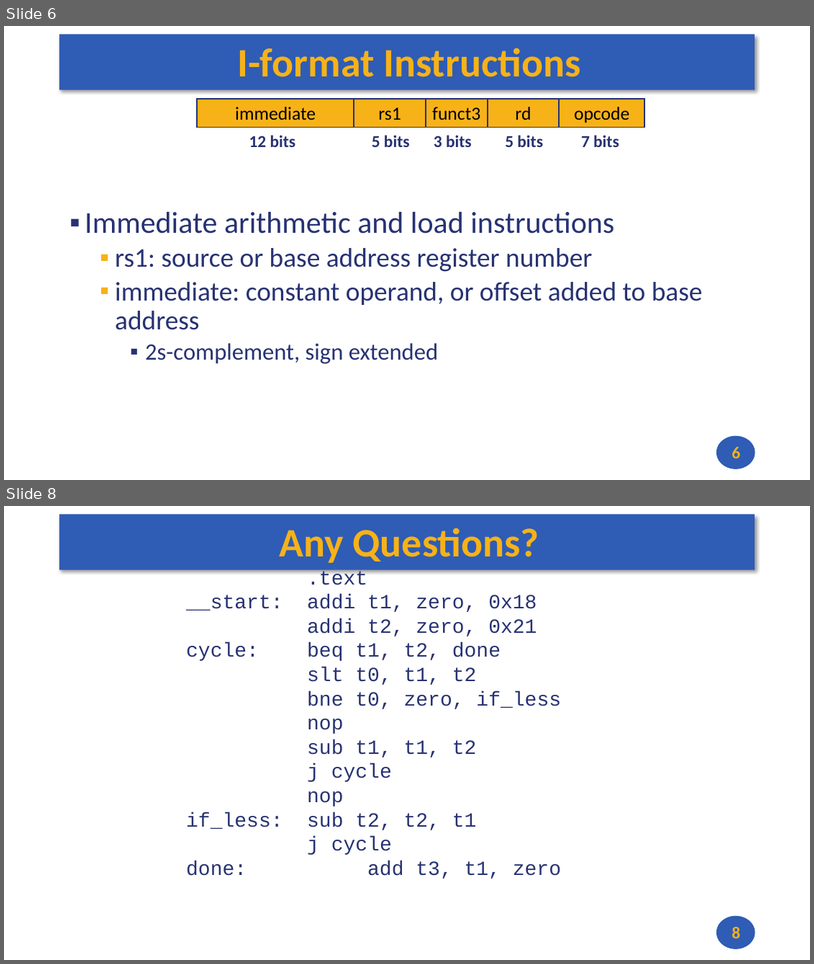
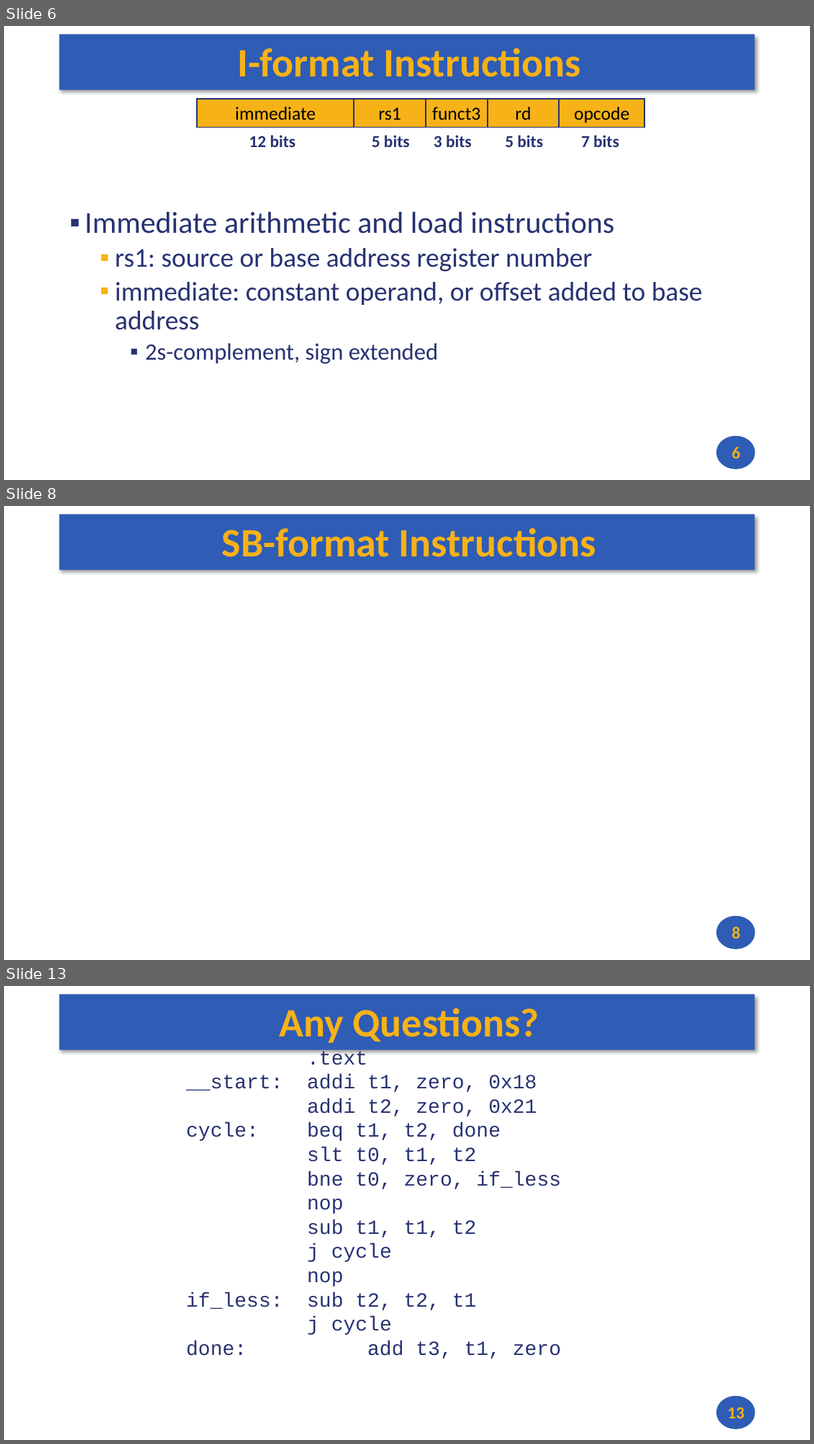
Before and after one commit to andrewt0301/hse-acos-course, a slide deck: docs/part1ca/04_Instructions/CA_Lecture_04.pptx. Shown one above the other, each under a label of ours: slides 6 and 8 before the commit, slides 6, 8 and 13 after it; the slides between them are not shown. The pictures are 814x964 and 814x1444 pixels, drawn with LibreOffice and Linux fonts; fonts in the diff are those of the drawing. Boxes give left, top, right and bottom in pixels: in the first picture for what was removed or moved away, otherwise in the second. Text is boxed around its words. In the diff, an @@ line names an element or a change of style, - is before the commit and + after.

```diff
--- a/docs/part1ca/04_Instructions/CA_Lecture_04.pptx
+++ b/docs/part1ca/04_Instructions/CA_Lecture_04.pptx
@@ slide 8 added at <box>4,506,810,960</box>, background #FFFFFF; not listed: 2 template elements that a slide beside it also shows @@
@@ title added at <box>222,528,597,557</box>, 48 pt, text #F7B217, bold @@
+SB-format Instructions
@@ page number added at <box>732,926,741,938</box>, 20 pt, text #F7B217, bold @@
+8
@@ what was slide 8 is now slide 13 @@
@@ page number at <box>728,1406,745,1418</box>: text changed @@
-8
+13
```
Also in this commit, not shown: 1 slide changed, 4 other slides added.
